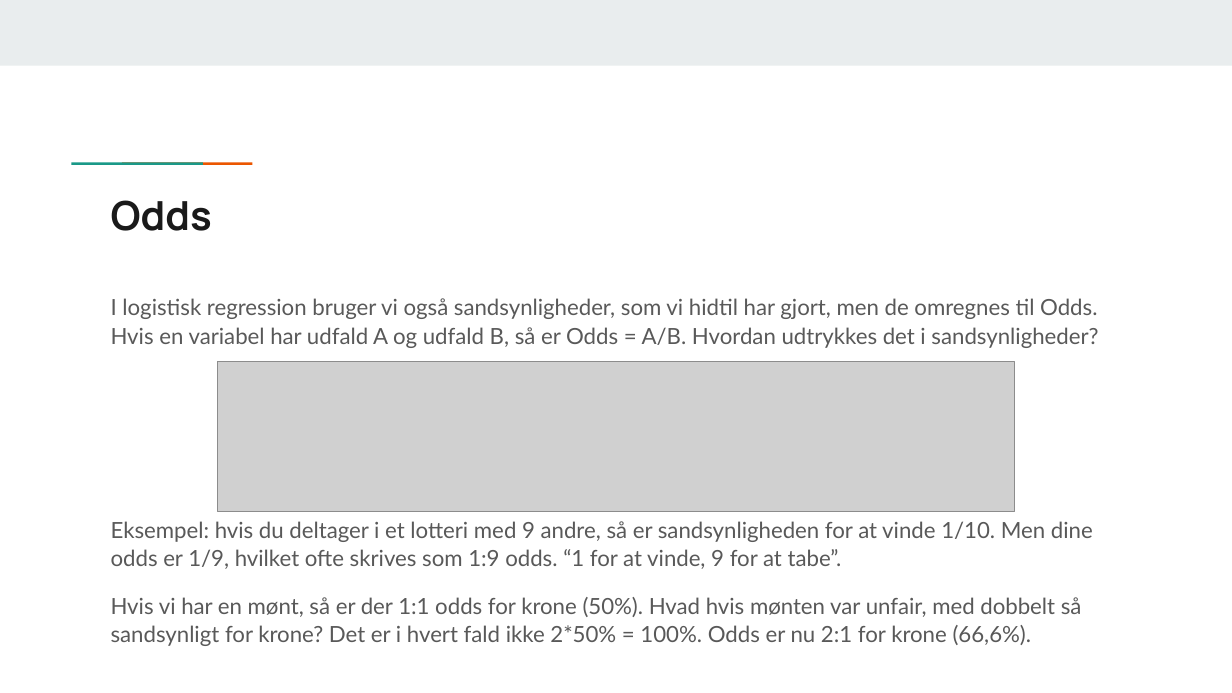
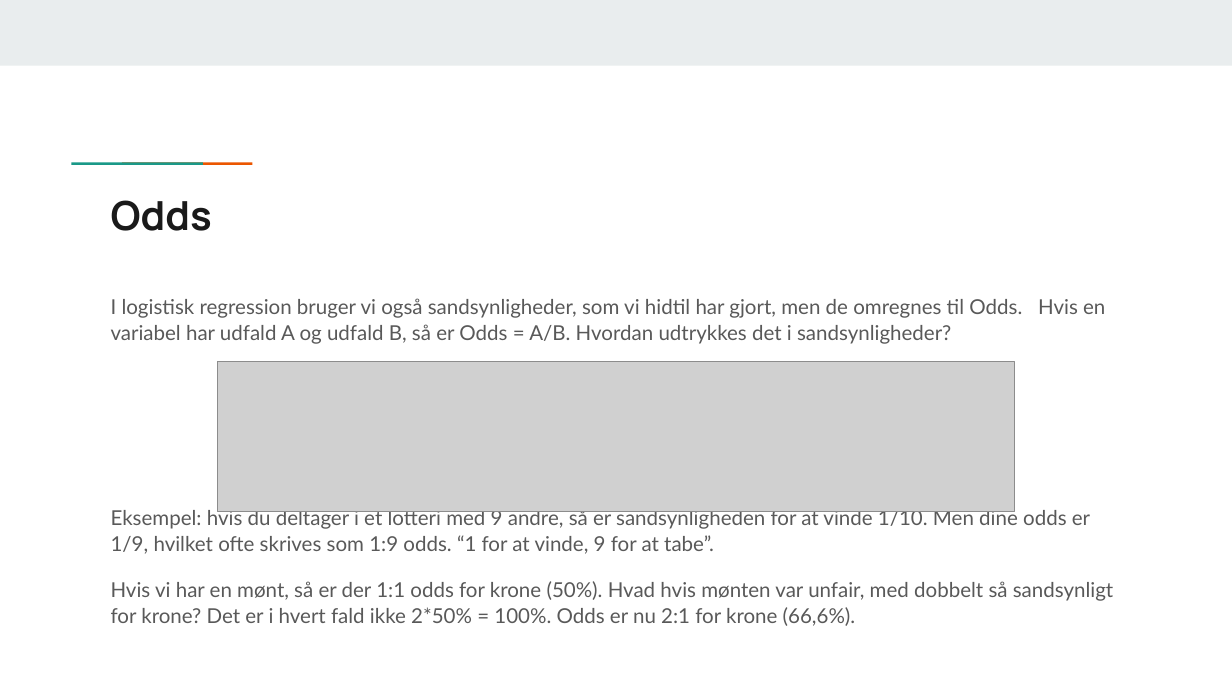
Before and after one commit to KUBDatalab/R-PUFF-1-deskriptiv, a slide deck: slide 15 of files/Modul_4_Behandling_af_kategoriske_data.pptx. Drawn at 1232x693 pixels with LibreOffice and Linux fonts; fonts in the diff are those of the drawing; grey boxes stand for pictures. Boxes give left, top, right and bottom in pixels: in the first picture for what was removed or moved away, otherwise in the second. Text is boxed around its words. In the diff, an @@ line names an element or a change of style, - is before the commit and + after.

```diff
--- a/files/Modul_4_Behandling_af_kategoriske_data.pptx
+++ b/files/Modul_4_Behandling_af_kategoriske_data.pptx
@@ text "I logistisk regression bruger vi ..." at (111,298,1113,626): size 13 to 12 pt @@
```
Also in this commit, not shown: 11 other slides changed, 2 other files.
